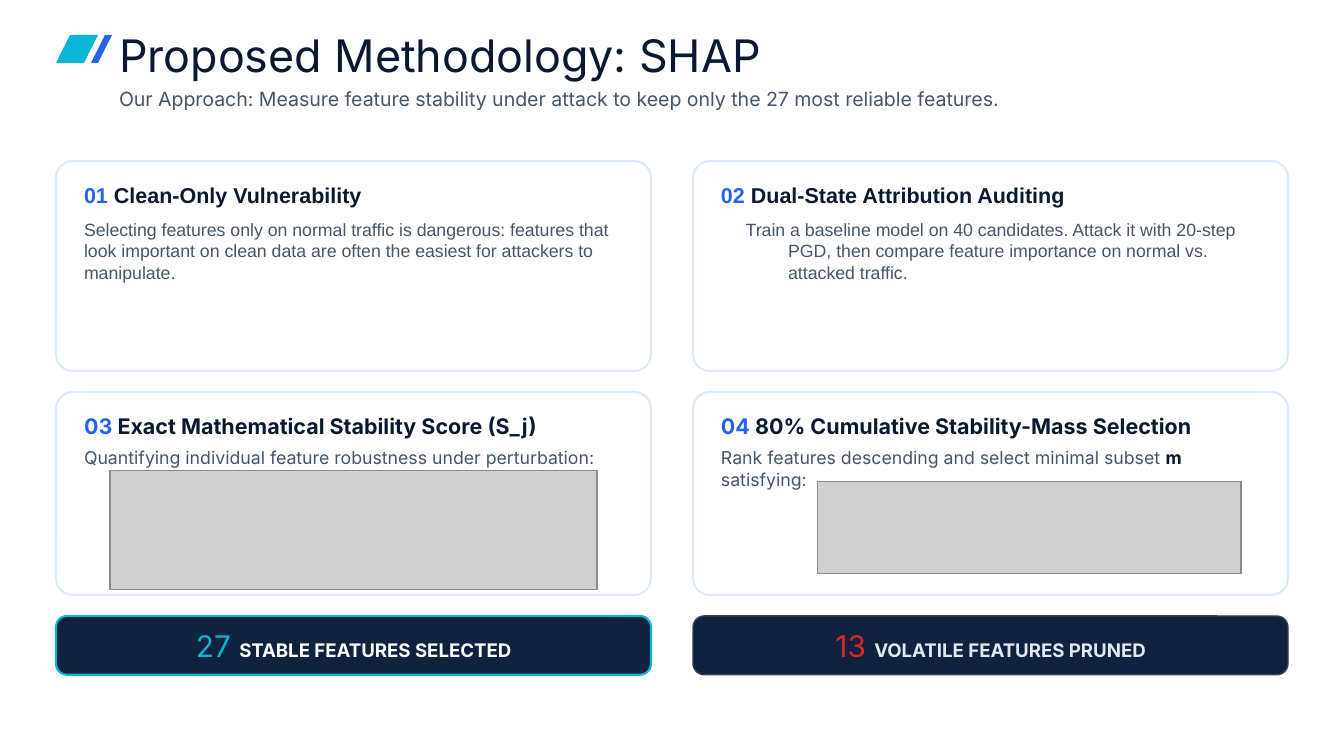
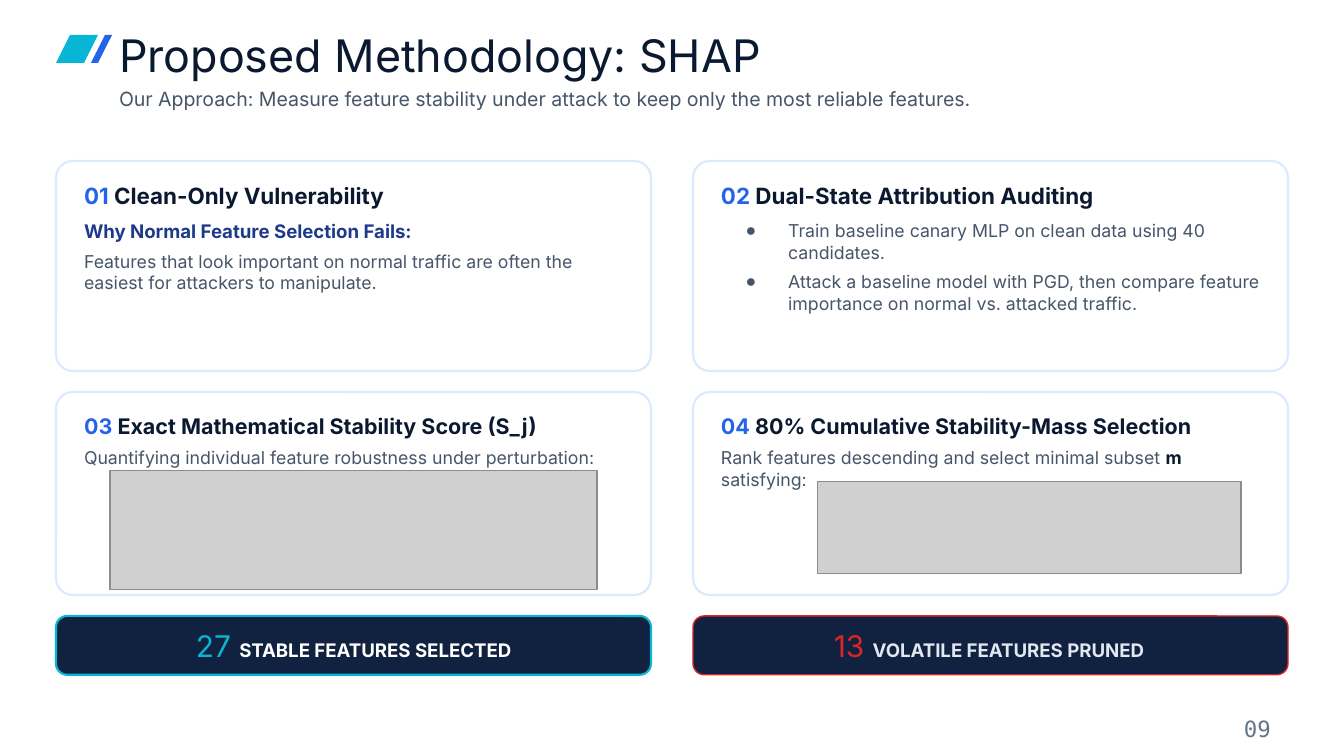
Before and after one commit to sadman128/aml_rocm_native, a slide deck: slide 9 of docs/pre_defense/predefense.pptx. Drawn at 1344x756 pixels with LibreOffice and Linux fonts; fonts in the diff are those of the drawing; grey boxes stand for pictures; background and template pictures are left out. Boxes give left, top, right and bottom in pixels: in the first picture for what was removed or moved away, otherwise in the second. Text is boxed around its words. In the diff, an @@ line names an element or a change of style, - is before the commit and + after.

```diff
--- a/docs/pre_defense/predefense.pptx
+++ b/docs/pre_defense/predefense.pptx
@@ text at bbox=[119, 91, 970, 110]: text changed @@
-Our Approach: Measure feature stability under attack to keep only the 27 most reliable features.
+Our Approach: Measure feature stability under attack to keep only the most reliable features.
@@ text at bbox=[84, 187, 384, 209]: size 11.5 to 12 pt, font Arial to Inter in "01 Clean-Only Vulnerability" @@
@@ text at bbox=[721, 187, 1093, 209]: size 11.5 to 12 pt, font Arial to Inter in "02 Dual-State Attribution Auditing" @@
@@ text at bbox=[84, 223, 573, 293]: text changed; font Arial to Inter @@
-Selecting features only on normal traffic is dangerous: features that look important on clean data are often the easiest for attackers to manipulate.
+Why Normal Feature Selection Fails:
+Features that look important on normal traffic are often the easiest for attackers to manipulate.
@@ text at bbox=[788, 224, 1259, 314]: text changed; font Arial to Inter @@
-Train a baseline model on 40 candidates. Attack it with 20-step PGD, then compare feature importance on normal vs. attacked traffic.
+● Train baseline canary MLP on clean data using 40 candidates.
+● Attack a baseline model with PGD, then compare feature importance on normal vs. attacked traffic.
@@ rounded rectangle at bbox=[694, 616, 1289, 675]: outline #334155 0.75 pt to #DC2626 0.75 pt @@
@@ text added at bbox=[1244, 720, 1271, 738], 12 pt, text #64748B @@
+09
```
Also in this commit, not shown: 11 other slides changed, 3 slides added, 2 slides removed, 53 other files.
